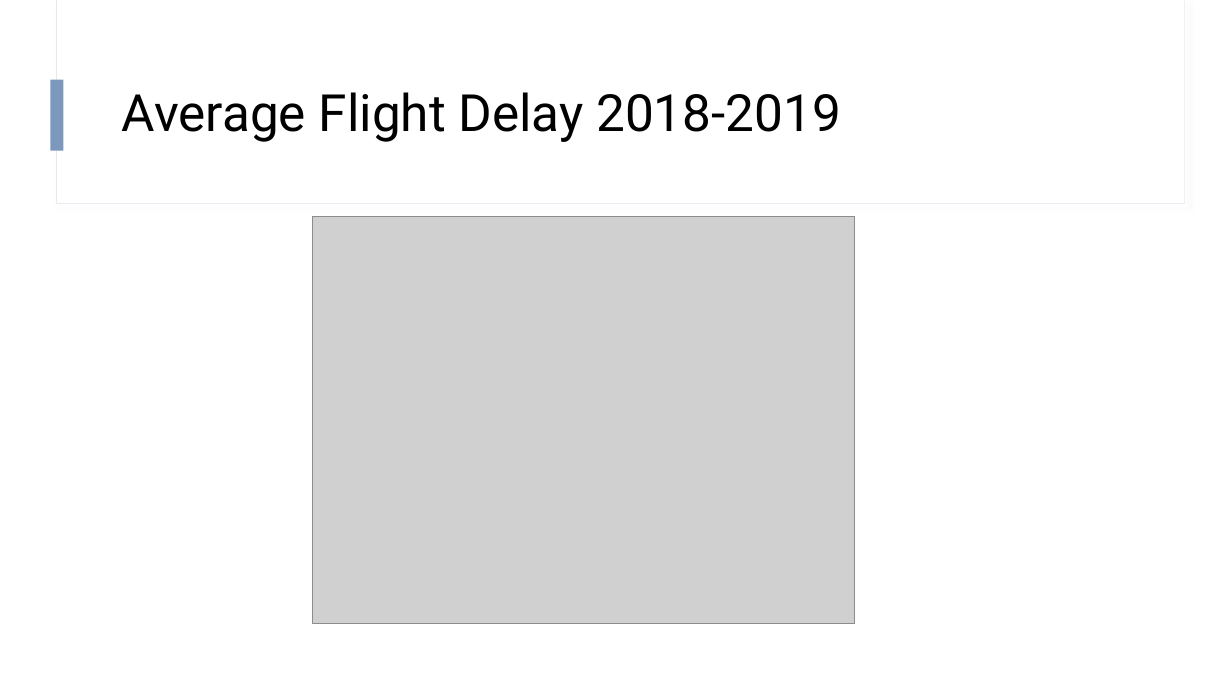
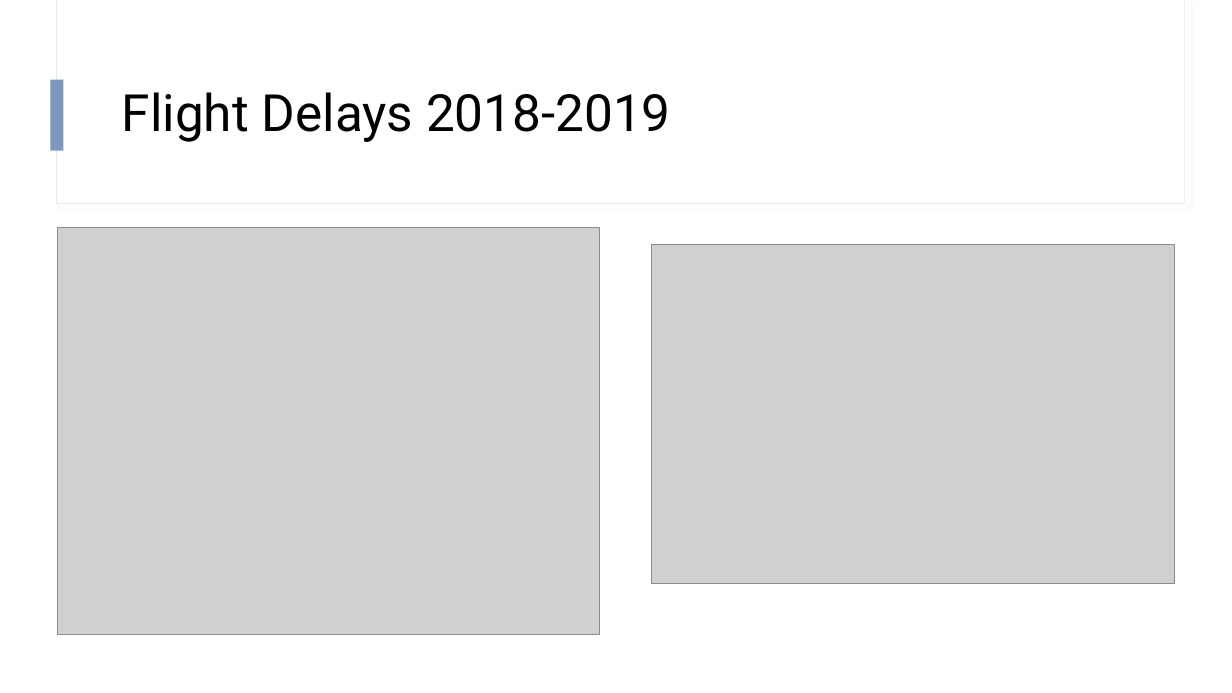
Before and after one commit to hapl/predict-flight-delays, a slide deck: slide 4 of output/presentation/Project_presentation_v2.pptx. Drawn at 1232x693 pixels with LibreOffice and Linux fonts; fonts in the diff are those of the drawing; grey boxes stand for pictures. Boxes give left, top, right and bottom in pixels: in the first picture for what was removed or moved away, otherwise in the second. Text is boxed around its words. In the diff, an @@ line names an element or a change of style, - is before the commit and + after.

```diff
--- a/output/presentation/Project_presentation_v2.pptx
+++ b/output/presentation/Project_presentation_v2.pptx
@@ title at (x1=122, y1=92, x2=671, y2=142): text changed @@
-Average Flight Delay 2018-2019
+Flight Delays 2018-2019
@@ picture moved from (x1=312, y1=217, x2=855, y2=624) to (x1=57, y1=227, x2=600, y2=634) @@
@@ picture added at (x1=652, y1=244, x2=1176, y2=583) @@
```
Also in this commit, not shown: 5 other slides changed, 1 slide added, 2 slides removed.
